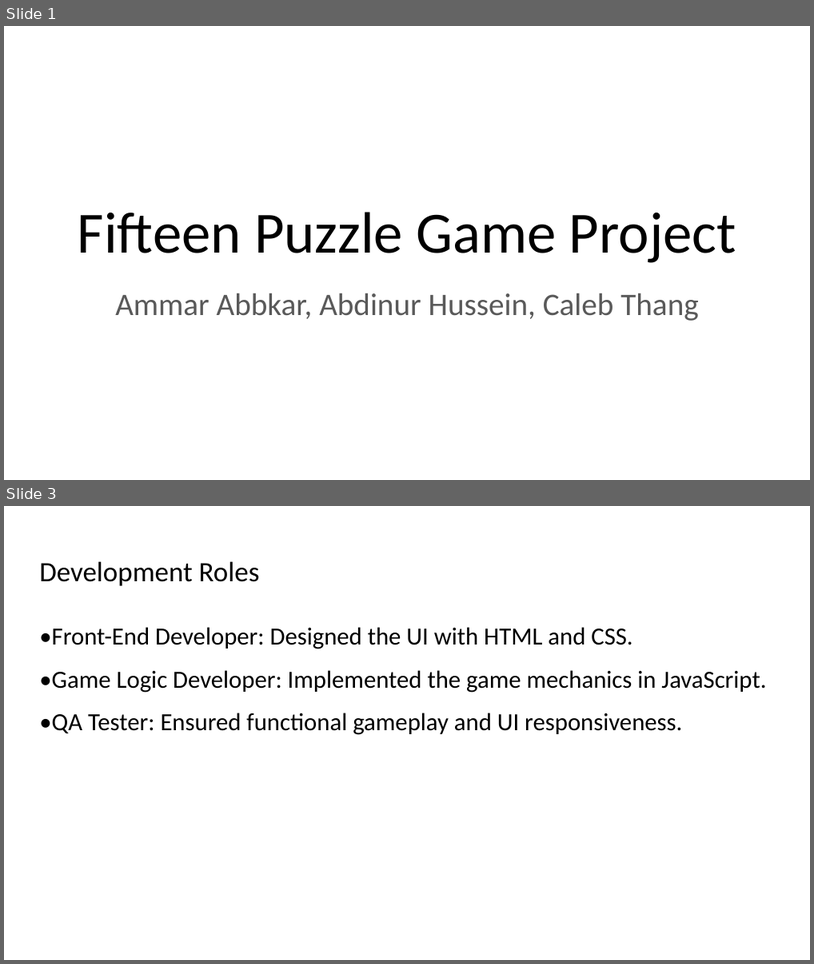
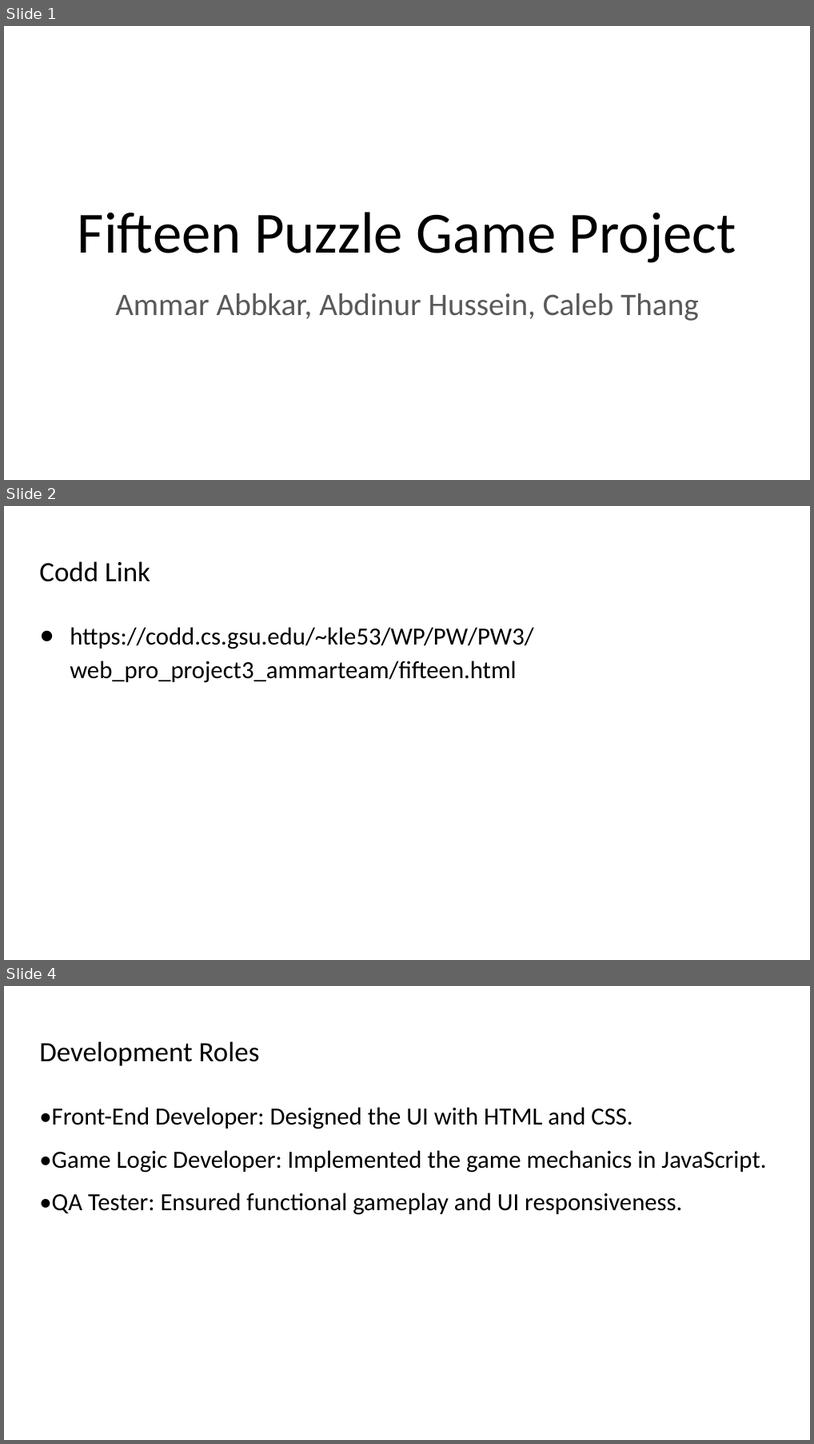
Before and after one commit to calebthang/web_pro_project3_ammarteam, a slide deck: Fifteen Puzzle Game Project.pptx. Shown one above the other, each under a label of ours: slides 1 and 3 before the commit, slides 1, 2 and 4 after it; the slides between them are not shown. The pictures are 814x964 and 814x1444 pixels, drawn with LibreOffice and Linux fonts; fonts in the diff are those of the drawing. Boxes give left, top, right and bottom in pixels: in the first picture for what was removed or moved away, otherwise in the second. Text is boxed around its words. In the diff, an @@ line names an element or a change of style, - is before the commit and + after.

```diff
--- a/Fifteen Puzzle Game Project.pptx
+++ b/Fifteen Puzzle Game Project.pptx
@@ slide 2 added at bbox=[4, 506, 810, 960], background #FFFFFF @@
@@ title added at bbox=[39, 561, 150, 582], 25 pt, text #000000 @@
+Codd Link
@@ text added at bbox=[70, 627, 534, 683], 22 pt, text #000000 @@
+● https://codd.cs.gsu.edu/~kle53/WP/PW/PW3/web_pro_project3_ammarteam/fifteen.html
@@ what was slide 3 is now slide 4 @@
```
Also in this commit, not shown: 1 slide changed, 5 other files.
